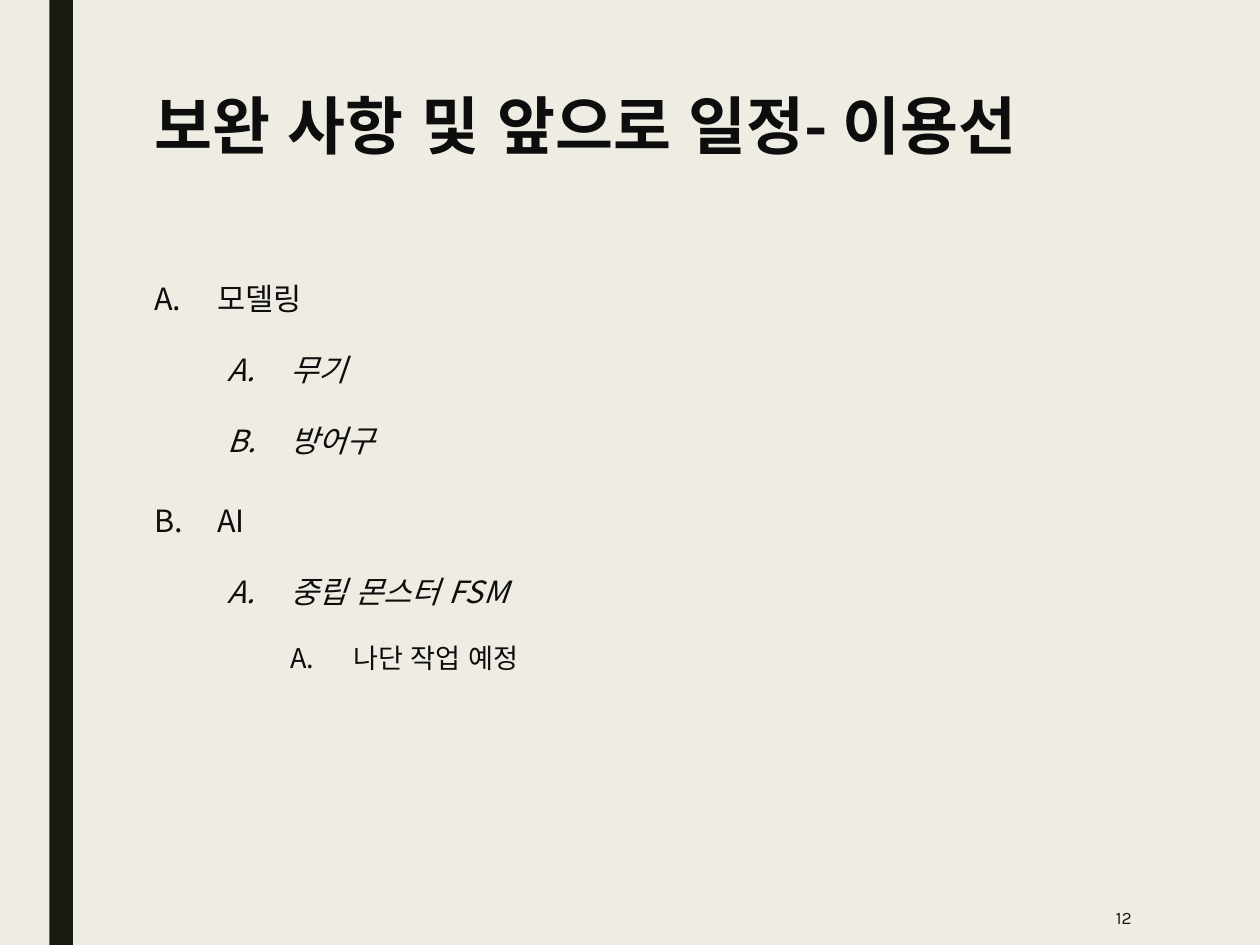
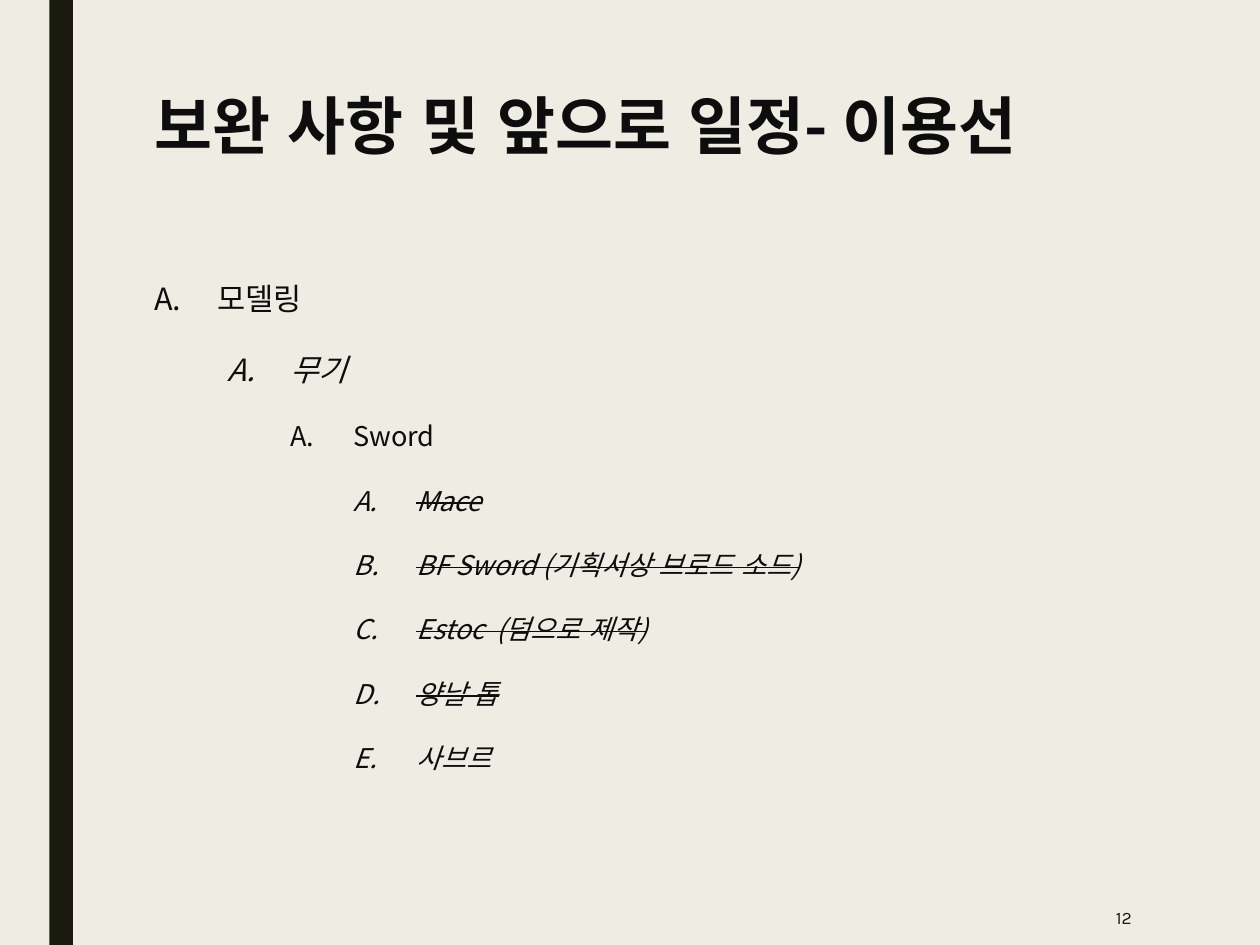
Before and after one commit to Kim2Kang/Documents, a slide deck: slide 12 of 진행사항.pptx. Drawn at 1260x945 pixels with LibreOffice and Linux fonts; fonts in the diff are those of the drawing. Boxes give left, top, right and bottom in pixels: in the first picture for what was removed or moved away, otherwise in the second. Text is boxed around its words. In the diff, an @@ line names an element or a change of style, - is before the commit and + after.

Commit message:
진행사항 업로드
진행사항 업로드

```diff
--- a/진행사항.pptx
+++ b/진행사항.pptx
@@ text at <box>353,424,800,770</box>: text changed; size 17.5 to 15.5 pt @@
-  B. 방어구
-B. AI
-  A. 중립 몬스터 FSM
-    A. 나단 작업 예정
+    A. Sword
+      A. Mace
+      B. BF Sword (기획서상 브로드 소드)
+      C. Estoc (덤으로 제작)
+      D. 양날 톱
+      E. 사브르
```
Also in this commit, not shown: 1 other slide changed, 3 slides added.
